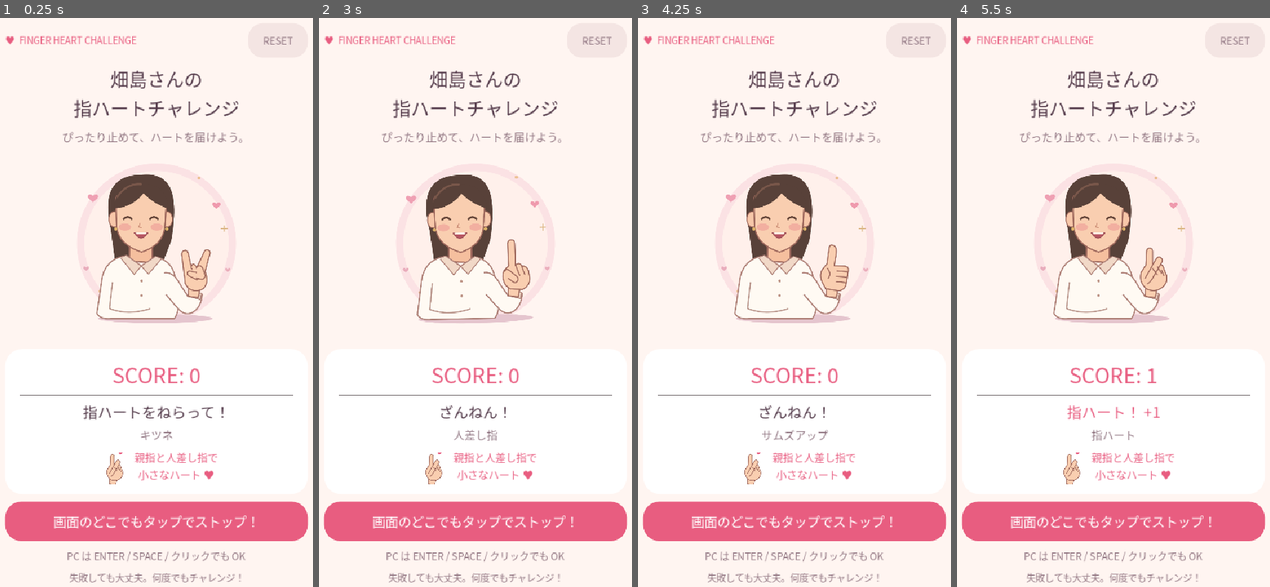
Above: before the commit, frames 1-4 (left to right).
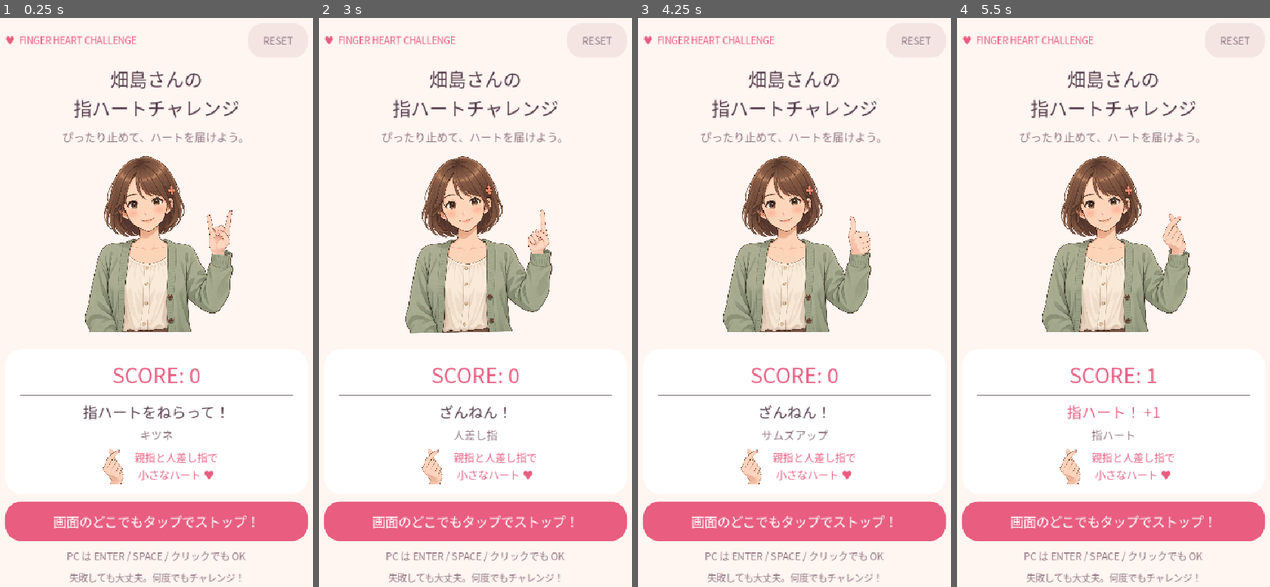
Above: after the commit, the same moments.

Repository: Badgio0906/finger-heart-challenge
Game: Godot game, scene res://scenes/Main.tscn
Same seed, same stepped clock (60 frames per second), same inputs: the game is played once before the commit and once after it.
Inputs (mouse positions are in pixels of both pictures, inside the frame that each line leads up to):
- Up to frame 1 (0.25 s): no input
- Up to frame 2 (3 s): tap Enter (stop_hand) at 0.5, 2.1 s; move the mouse to (547, 274) at 0.52 s; hold Enter (stop_hand) 0.53-1.25 s; click (547, 274) at 0.67 s; tap Space at 0.77, 2.27, 2.75 s; click "RESET" at 1.25 s; move the mouse to (409, 330) at 2.02 s; click (409, 330) at 2.17 s; move the mouse to (509, 171) at 2.77 s; hold Enter (stop_hand) from 2.78 s (still down); click (509, 171) at 2.92 s
- Up to frame 3 (4.25 s): move the mouse to (778, 421) at 3.52 s; release Enter (stop_hand) at 3.53 s; tap Enter (stop_hand) at 3.6 s; click (778, 421) at 3.67 s; tap Space at 3.77 s
- Up to frame 4 (5.5 s): move the mouse to (1213, 393) at 4.27 s; hold Enter (stop_hand) 4.28-5.03 s; click (1213, 393) at 4.42 s; tap Space at 4.52, 5.27 s; move the mouse to (1013, 217) at 5.02 s; tap Enter (stop_hand) at 5.1 s; click (1013, 217) at 5.17 s

The runs differ from the first frame. In frame 1, 8.8% of the frame differs, in the area x 26-75%, y 24-82%; in frame 2, 8.7%; in frame 3, 8.7%; in frame 4, 8.7%.

Commit message:
Replace character and all hand illustrations with new cohesive art

Diff:
--- a/assets/hands/fox.svg
+++ /dev/null
@@ -1 +0,0 @@
-<svg xmlns="http://www.w3.org/2000/svg" width="600" height="560" viewBox="0 0 600 560"><g transform="translate(349 258) scale(.85)"><path d="M58 185L57 218 94 223 101 184" fill="#f9ceb0" stroke="#9f695d" stroke-width="4" stroke-linejoin="round"/><g fill="#f9ceb0" stroke="#9f695d" stroke-width="4" stroke-linecap="round" stroke-linejoin="round"><path d="M47 173L34 68Q33 54 44 52Q55 49 58 65L70 119 88 115 115 58Q121 46 131 51Q141 57 134 71L119 128Q135 170 111 191Q86 205 59 190Z"/><path d="M68 113Q72 93 85 108L96 131Q105 151 89 158L61 145Q48 135 60 126L89 132"/><path d="M89 113Q99 100 110 116L119 142Q119 154 107 157L88 152"/></g></g></svg>
--- a/assets/hands/heart.svg
+++ /dev/null
@@ -1 +0,0 @@
-<svg xmlns="http://www.w3.org/2000/svg" width="600" height="560" viewBox="0 0 600 560"><g transform="translate(349 258) scale(.85)"><path d="M58 185L57 218 94 223 101 184" fill="#f9ceb0" stroke="#9f695d" stroke-width="4" stroke-linejoin="round"/><g fill="#f9ceb0" stroke="#9f695d" stroke-width="4" stroke-linecap="round" stroke-linejoin="round"><path d="M48 175Q36 155 43 131L60 105 62 60Q62 43 74 44Q86 44 85 59L85 115 104 103Q115 98 122 109L135 144Q140 174 113 190Q91 204 61 191Z"/><path d="M57 153L97 83Q105 71 115 79Q124 86 116 98L87 148"/><path d="M85 118L101 139M102 112L117 135M117 123L125 143" fill="none"/><path d="M66 173Q83 159 87 148" fill="none"/></g></g></svg>
--- a/assets/hands/ok.svg
+++ /dev/null
@@ -1 +0,0 @@
-<svg xmlns="http://www.w3.org/2000/svg" width="600" height="560" viewBox="0 0 600 560"><g transform="translate(349 258) scale(.85)"><path d="M58 185L57 218 94 223 101 184" fill="#f9ceb0" stroke="#9f695d" stroke-width="4" stroke-linejoin="round"/><g fill="#f9ceb0" stroke="#9f695d" stroke-width="4" stroke-linecap="round" stroke-linejoin="round"><path d="M51 180Q29 148 32 125L27 73Q27 60 38 60Q49 60 51 73L58 112 61 43Q63 29 75 31Q87 33 84 47L81 112 94 55Q97 42 108 46Q119 50 115 63L102 120Q132 128 129 159Q127 190 102 198L65 192Z"/><path d="M64 130Q76 98 105 99Q137 101 140 130Q145 151 127 162Q105 174 88 160L67 146"/><path d="M91 130Q99 116 110 120Q122 125 118 137Q114 150 102 145Q93 142 91 130Z" fill="#fff0eb"/><path d="M57 156Q66 170 84 171" fill="none"/></g></g></svg>
--- a/assets/hands/open.svg
+++ /dev/null
@@ -1 +0,0 @@
-<svg xmlns="http://www.w3.org/2000/svg" width="600" height="560" viewBox="0 0 600 560"><g transform="translate(349 258) scale(.85)"><path d="M58 185L57 218 94 223 101 184" fill="#f9ceb0" stroke="#9f695d" stroke-width="4" stroke-linejoin="round"/><g fill="#f9ceb0" stroke="#9f695d" stroke-width="4" stroke-linecap="round" stroke-linejoin="round"><path d="M52 187L24 142 10 113Q4 99 15 95Q24 91 32 103L48 124 29 50Q26 37 37 34Q49 31 52 45L67 98 59 26Q58 11 70 11Q82 10 83 26L88 96 92 31Q93 17 105 19Q116 21 113 36L109 103 123 59Q127 46 138 51Q148 55 143 69L124 139Q125 177 105 195L64 196Z"/><path d="M53 130Q76 121 89 140M66 163Q84 152 104 163" fill="none"/></g></g></svg>
--- a/assets/hands/peace.svg
+++ /dev/null
@@ -1 +0,0 @@
-<svg xmlns="http://www.w3.org/2000/svg" width="600" height="560" viewBox="0 0 600 560"><g transform="translate(349 258) scale(.85)"><path d="M58 185L57 218 94 223 101 184" fill="#f9ceb0" stroke="#9f695d" stroke-width="4" stroke-linejoin="round"/><g fill="#f9ceb0" stroke="#9f695d" stroke-width="4" stroke-linecap="round" stroke-linejoin="round"><path d="M48 175L39 145Q36 133 44 126L36 43Q34 28 46 26Q58 25 60 40L73 109 87 31Q89 15 102 18Q114 20 110 36L99 119Q120 111 127 133L135 158Q131 189 105 196L63 190Z"/><path d="M94 118Q103 110 111 122L119 149Q119 163 108 165L86 147"/><path d="M49 131Q51 119 63 122L94 145Q105 155 97 166Q89 173 79 166L61 154"/></g></g></svg>
--- a/assets/hands/point.svg
+++ /dev/null
@@ -1 +0,0 @@
-<svg xmlns="http://www.w3.org/2000/svg" width="600" height="560" viewBox="0 0 600 560"><g transform="translate(349 258) scale(.85)"><path d="M58 185L57 218 94 223 101 184" fill="#f9ceb0" stroke="#9f695d" stroke-width="4" stroke-linejoin="round"/><g fill="#f9ceb0" stroke="#9f695d" stroke-width="4" stroke-linecap="round" stroke-linejoin="round"><path d="M50 182Q33 155 43 128L61 110 59 32Q59 16 72 16Q85 16 85 32L86 109Q99 95 110 113Q126 110 132 129L137 155Q136 186 109 197L65 194Z"/><path d="M87 110L100 145M109 115L119 142" fill="none"/><path d="M47 130Q50 119 62 126L89 148Q99 159 89 169Q82 175 70 164L59 156"/></g></g></svg>
--- a/assets/hands/thumbs_up.svg
+++ /dev/null
@@ -1 +0,0 @@
-<svg xmlns="http://www.w3.org/2000/svg" width="600" height="560" viewBox="0 0 600 560"><g transform="translate(349 258) scale(.85)"><path d="M58 185L57 218 94 223 101 184" fill="#f9ceb0" stroke="#9f695d" stroke-width="4" stroke-linejoin="round"/><g fill="#f9ceb0" stroke="#9f695d" stroke-width="4" stroke-linecap="round" stroke-linejoin="round"><path d="M56 191L43 167Q32 143 42 123L60 101 68 44Q70 29 81 33Q97 37 94 62L87 107 125 109Q140 110 137 127L130 173Q126 194 104 198Z"/><path d="M97 126L134 129M95 146L132 149M95 165L128 168" fill="none"/><path d="M62 117Q77 135 65 153" fill="none"/></g></g></svg>
--- a/assets/ui/target.svg
+++ /dev/null
@@ -1 +0,0 @@
-<svg xmlns="http://www.w3.org/2000/svg" width="160" height="220" viewBox="0 0 160 220"><path d="M58 185L57 218 94 223 101 184" fill="#f9ceb0" stroke="#9f695d" stroke-width="4" stroke-linejoin="round"/><g fill="#f9ceb0" stroke="#9f695d" stroke-width="4" stroke-linecap="round" stroke-linejoin="round"><path d="M48 175Q36 155 43 131L60 105 62 60Q62 43 74 44Q86 44 85 59L85 115 104 103Q115 98 122 109L135 144Q140 174 113 190Q91 204 61 191Z"/><path d="M57 153L97 83Q105 71 115 79Q124 86 116 98L87 148"/><path d="M85 118L101 139M102 112L117 135M117 123L125 143" fill="none"/><path d="M66 173Q83 159 87 148" fill="none"/></g><path transform="translate(123 29) scale(0.48)" fill="#e85d80" d="M0 8C-12-6-26 6-17 17L0 32 17 17C26 6 12-6 0 8Z"/></svg>
--- a/assets/woman/woman_body.svg
+++ /dev/null
@@ -1,26 +0,0 @@
-<svg xmlns="http://www.w3.org/2000/svg" width="600" height="560" viewBox="0 0 600 560">
-<circle cx="300" cy="280" r="246" fill="#fbe2e4"/>
-<circle cx="300" cy="280" r="223" fill="#fff0eb"/>
-<path transform="translate(104 128) scale(0.8)" fill="#efa0b3" d="M0 8C-12-6-26 6-17 17L0 32 17 17C26 6 12-6 0 8Z"/><path transform="translate(485 153) scale(0.65)" fill="#ef9aad" d="M0 8C-12-6-26 6-17 17L0 32 17 17C26 6 12-6 0 8Z"/><path transform="translate(520 356) scale(0.4)" fill="#ebafbc" d="M0 8C-12-6-26 6-17 17L0 32 17 17C26 6 12-6 0 8Z"/><path transform="translate(83 351) scale(0.45)" fill="#e9adbc" d="M0 8C-12-6-26 6-17 17L0 32 17 17C26 6 12-6 0 8Z"/>
-<g fill="#ecc092"><circle cx="431" cy="79" r="5"/><circle cx="126" cy="428" r="5"/><path d="M509 226v18m-9-9h18" stroke="#dcb786" stroke-width="3" stroke-linecap="round"/></g>
-<ellipse cx="296" cy="512" rx="177" ry="14" fill="#e5c5ce"/>
-<path d="M159 237C130 116 173 68 254 69C344 60 371 125 346 270L319 342 171 330Z" fill="#584139"/>
-<path d="M217 290L216 335 287 339 287 283" fill="#f5bf9e" stroke="#9f695d" stroke-width="4"/>
-<path d="M208 318Q143 327 132 388L116 496Q126 515 160 512L355 512Q380 479 358 390Q352 335 296 321L253 350Z" fill="#fffaf3" stroke="#ae8077" stroke-width="4"/>
-<path d="M208 318L253 350 231 376 190 326M296 321L253 350 275 375 314 329" fill="#f1d8c7" stroke="#ae8077" stroke-width="3" stroke-linejoin="round"/>
-<path d="M164 401L155 481Q211 503 279 482" fill="none" stroke="#b8948a" stroke-width="4" stroke-linecap="round"/>
-<path d="M324 371Q353 367 374 409L397 443 407 428 441 438Q437 480 409 494Q387 503 368 483L329 438" fill="#fffaf3" stroke="#ae8077" stroke-width="4" stroke-linejoin="round"/>
-<path d="M395 443L405 424 439 435 435 453Z" fill="#f1d8c7" stroke="#ae8077" stroke-width="3"/>
-<circle cx="254" cy="396" r="4" fill="#bc9284"/><circle cx="254" cy="441" r="4" fill="#bc9284"/>
-<ellipse cx="170" cy="206" rx="17" ry="24" fill="#f7c7a9" stroke="#9f695d" stroke-width="3"/>
-<ellipse cx="332" cy="206" rx="17" ry="24" fill="#f7c7a9" stroke="#9f695d" stroke-width="3"/>
-<path d="M174 153Q170 115 246 110Q328 108 330 171L326 225Q322 285 254 307Q185 285 177 231Z" fill="#f9ceb0" stroke="#9f695d" stroke-width="4"/>
-<path d="M171 172Q171 96 244 98Q326 89 339 174Q291 159 260 126Q224 170 171 172Z" fill="#584139"/>
-<path d="M179 137Q207 95 252 98" fill="none" stroke="#79574a" stroke-width="6" stroke-linecap="round"/>
-<path d="M199 205Q211 193 223 205M280 205Q292 193 304 205" fill="none" stroke="#634438" stroke-width="6" stroke-linecap="round"/>
-<ellipse cx="202" cy="230" rx="19" ry="11" fill="#ed9b95" opacity=".6"/><ellipse cx="301" cy="230" rx="19" ry="11" fill="#ed9b95" opacity=".6"/>
-<path d="M249 219L245 230 253 232" fill="none" stroke="#ce9179" stroke-width="3" stroke-linecap="round"/>
-<path d="M232 248Q252 279 273 248Z" fill="#b95664" stroke="#a15158" stroke-width="3" stroke-linejoin="round"/>
-<path d="M239 249H266" stroke="#fff7ec" stroke-width="5" stroke-linecap="round"/>
-<circle cx="174" cy="236" r="5" fill="#deb369"/><circle cx="332" cy="236" r="5" fill="#deb369"/>
-</svg>
--- a/scripts/main.gd
+++ b/scripts/main.gd
@@ -39,7 +39,11 @@
 	if OS.has_feature("web"):
 		browser_qa = bool(JavaScriptBridge.eval("new URLSearchParams(location.search).get('qa') === '1'"))
 	for file in HAND_FILES:
-		textures.append(load("res://assets/hands/%s.svg" % file))
+		var hand_texture := AtlasTexture.new()
+		hand_texture.atlas = load("res://assets/art_v2/%s.png" % file)
+		# Use the original fixed sleeve; crop generated cuffs from every hand layer.
+		hand_texture.region = Rect2(0, 0, 1254, 900)
+		textures.append(hand_texture)
 	_build_ui()
 	hand_timer = Timer.new()
 	hand_timer.name = "HandTimer"
@@ -126,21 +130,36 @@
 	body_layout.size_flags_vertical = Control.SIZE_EXPAND_FILL
 	stack.add_child(body_layout)
 	art_frame = AspectRatioContainer.new()
-	art_frame.ratio = 600.0 / 560.0
+	art_frame.ratio = 1.0
 	art_frame.size_flags_horizontal = Control.SIZE_EXPAND_FILL
 	art_frame.size_flags_vertical = Control.SIZE_EXPAND_FILL
 	body_layout.add_child(art_frame)
 	character = Control.new()
 	character.mouse_filter = Control.MOUSE_FILTER_IGNORE
 	art_frame.add_child(character)
-	var woman := _texture("res://assets/woman/woman_body.svg")
+	var woman := _texture("res://assets/art_v2/body.png")
 	woman.name = "WomanBody"
 	woman.set_anchors_and_offsets_preset(Control.PRESET_FULL_RECT)
 	character.add_child(woman)
-	hand_sprite = _texture("res://assets/hands/heart.svg")
+	hand_sprite = _texture("res://assets/art_v2/heart.png")
 	hand_sprite.name = "HandSprite"
-	hand_sprite.set_anchors_and_offsets_preset(Control.PRESET_FULL_RECT)
+	# Match the wrist to the fixed sleeve opening in the 1254px body illustration.
+	hand_sprite.anchor_left = 0.633
+	hand_sprite.anchor_top = 0.280
+	hand_sprite.anchor_right = 1.033
+	hand_sprite.anchor_bottom = 0.280 + 0.4 * 900.0 / 1254.0
 	character.add_child(hand_sprite)
+	# The original cuff front covers the wrist edge for a seamless join.
+	var cuff := _texture("res://assets/art_v2/body.png")
+	var cuff_texture := AtlasTexture.new()
+	cuff_texture.atlas = woman.texture
+	cuff_texture.region = Rect2(975, 705, 185, 140)
+	cuff.texture = cuff_texture
+	cuff.anchor_left = 975.0 / 1254.0
+	cuff.anchor_top = 705.0 / 1254.0
+	cuff.anchor_right = 1160.0 / 1254.0
+	cuff.anchor_bottom = 845.0 / 1254.0
+	character.add_child(cuff)
 	info_panel = PanelContainer.new()
 	info_panel.size_flags_horizontal = Control.SIZE_EXPAND_FILL
 	info_panel.size_flags_vertical = Control.SIZE_SHRINK_CENTER
@@ -164,7 +183,11 @@
 	var target_row := HBoxContainer.new()
 	target_row.alignment = BoxContainer.ALIGNMENT_CENTER
 	info.add_child(target_row)
-	var target := _texture("res://assets/ui/target.svg")
+	var target := _texture("res://assets/art_v2/heart.png")
+	var target_crop := AtlasTexture.new()
+	target_crop.atlas = load("res://assets/art_v2/heart.png")
+	target_crop.region = Rect2(390, 160, 470, 740)
+	target.texture = target_crop
 	target.custom_minimum_size = Vector2(60, 60)
 	target_row.add_child(target)
 	var target_text := _label("親指と人差し指で\n小さなハート ♥", 17, ACCENT)
@@ -209,6 +232,11 @@
 
 func _refresh_hand() -> void:
 	hand_sprite.texture = textures[current_hand]
+	# Palm-facing poses must have the thumb on the viewer's right (her left hand).
+	hand_sprite.flip_h = current_hand in [HandType.FOX, HandType.POINT]
+	# Mirroring an off-center source wrist needs a matching horizontal correction.
+	hand_sprite.anchor_left = 0.655 if hand_sprite.flip_h else 0.633
+	hand_sprite.anchor_right = hand_sprite.anchor_left + 0.4
 	hand_label.text = HAND_NAMES[current_hand]
 	_publish_state()
 
Binary file added: assets/art_v2/body.png
Not shown, changed: assets/art_v2/body.png.import
Binary file added: assets/art_v2/fox.png
Not shown, changed: assets/art_v2/fox.png.import
Binary file added: assets/art_v2/heart.png
Not shown, changed: assets/art_v2/heart.png.import
Binary file added: assets/art_v2/ok.png
Not shown, changed: assets/art_v2/ok.png.import
Binary file added: assets/art_v2/open.png
Not shown, changed: assets/art_v2/open.png.import
Binary file added: assets/art_v2/peace.png
Not shown, changed: assets/art_v2/peace.png.import
(and 12 more such lines)
